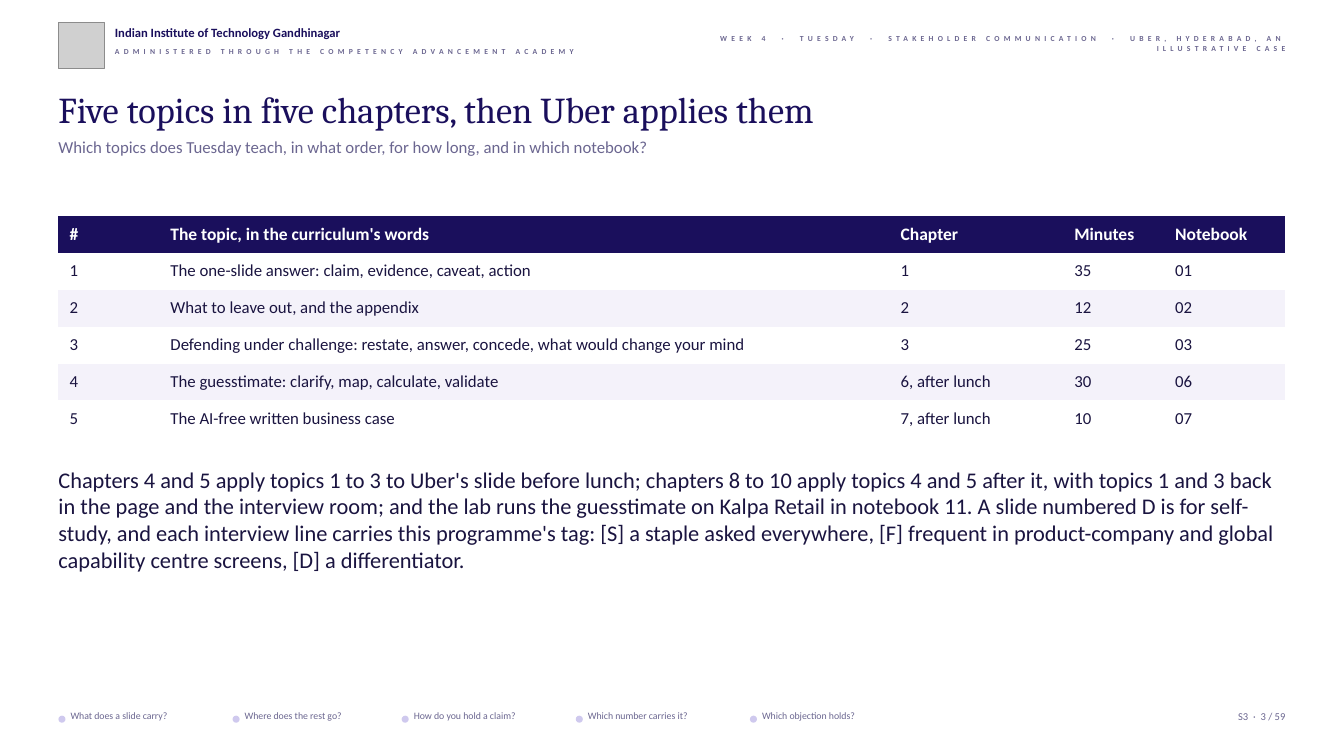
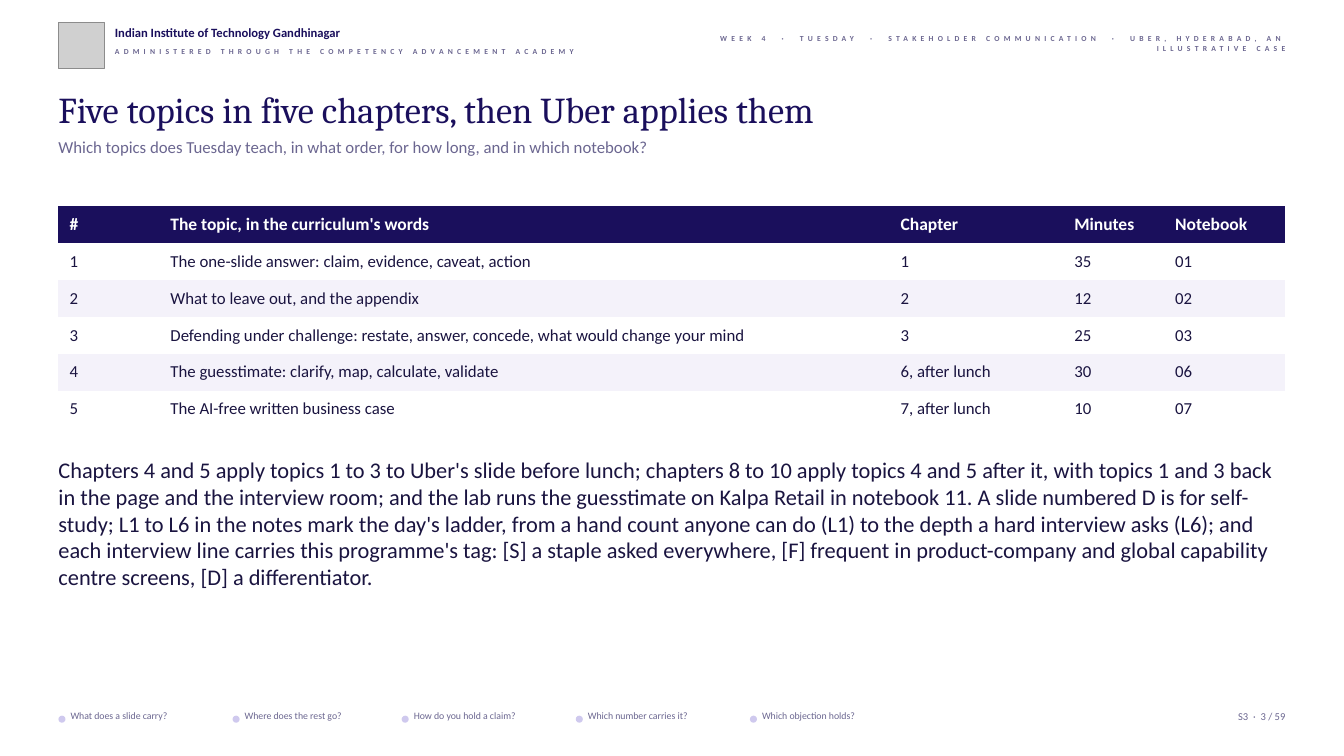
Before and after one commit to fde-academy-lab/c2-content-factory, a slide deck: slide 3 of content/W04/D2/slides/C2_W04_D02_half1_STUDENT.pptx. Drawn at 1344x756 pixels with LibreOffice and Linux fonts; fonts in the diff are those of the drawing; grey boxes stand for pictures; background and template pictures are left out. Boxes give left, top, right and bottom in pixels: in the first picture for what was removed or moved away, otherwise in the second. Text is boxed around its words. In the diff, an @@ line names an element or a change of style, - is before the commit and + after.

```diff
--- a/content/W04/D2/slides/C2_W04_D02_half1_STUDENT.pptx
+++ b/content/W04/D2/slides/C2_W04_D02_half1_STUDENT.pptx
@@ table: place and size @@
-table at (58,216,1286,438)
+table at (58,206,1286,427)
@@ text at (58,462,1272,588): text changed @@
-Chapters 4 and 5 apply topics 1 to 3 to Uber's slide before lunch; chapters 8 to 10 apply topics 4 and 5 after it, with topics 1 and 3 back in the page and the interview room; and the lab runs the guesstimate on Kalpa Retail in notebook 11. A slide numbered D is for self-study, and each interview line carries this programme's tag: [S] a staple asked everywhere, [F] frequent in product-company and global capability centre screens, [D] a differentiator.
+Chapters 4 and 5 apply topics 1 to 3 to Uber's slide before lunch; chapters 8 to 10 apply topics 4 and 5 after it, with topics 1 and 3 back in the page and the interview room; and the lab runs the guesstimate on Kalpa Retail in notebook 11. A slide numbered D is for self-study; L1 to L6 in the notes mark the day's ladder, from a hand count anyone can do (L1) to the depth a hard interview asks (L6); and each interview line carries this programme's tag: [S] a staple asked everywhere, [F] frequent in product-company and global capability centre screens, [D] a differentiator.
```
Also in this commit, not shown: 18 other slides changed, 3 other files.
